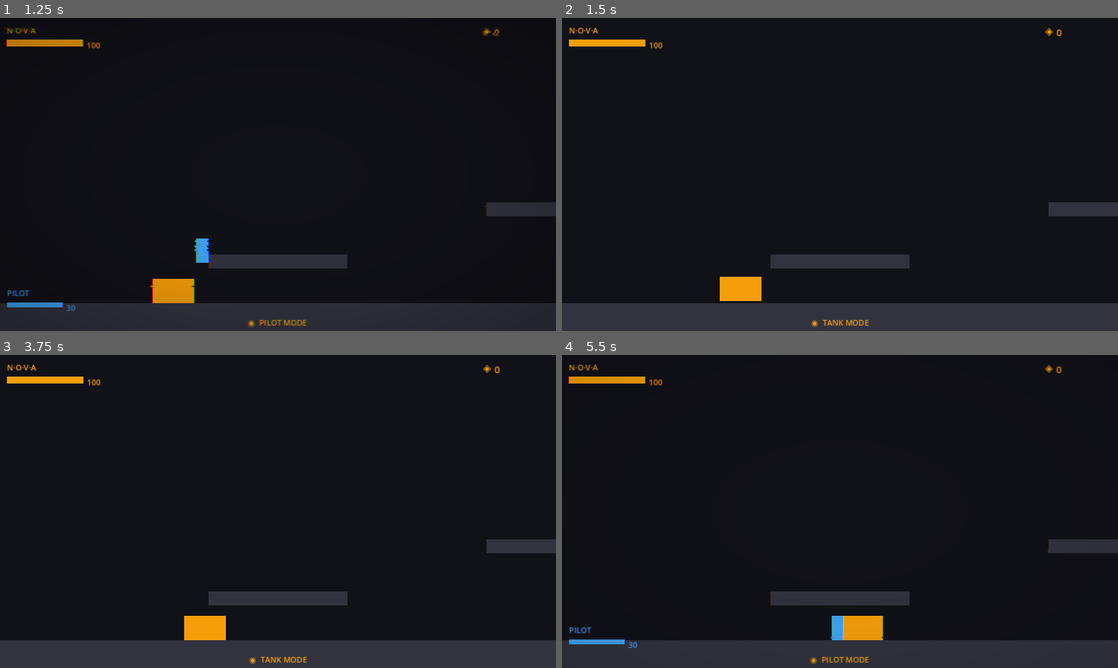
Above: before the commit, frames 1-4 (two rows, left to right).
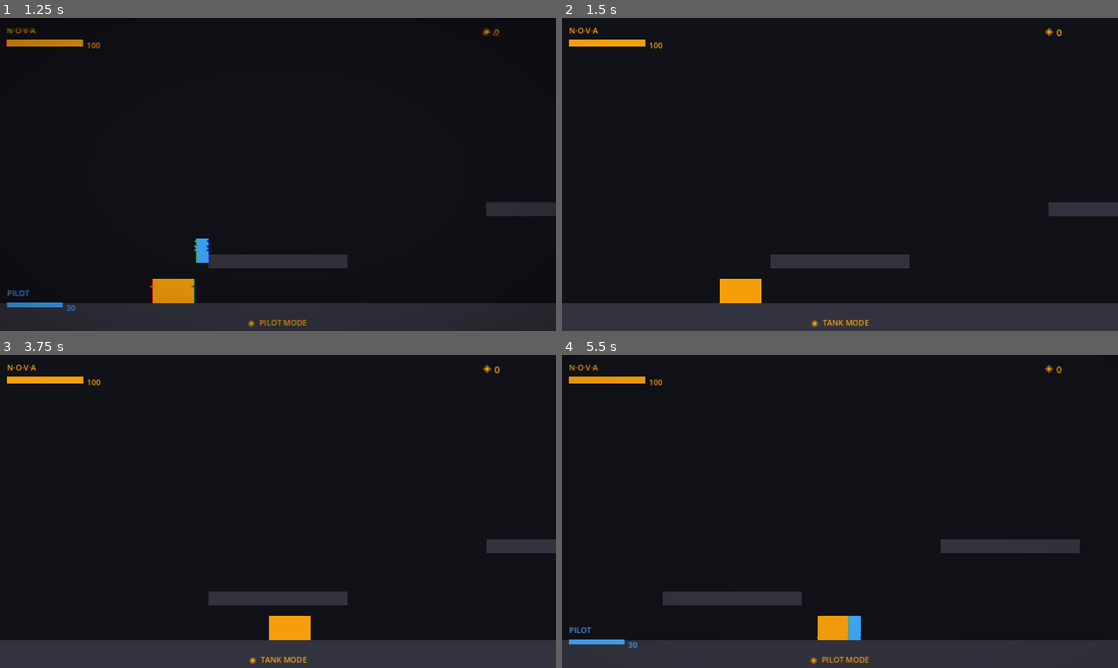
Above: after the commit, the same moments.

Repository: readycheck-studios/steeleternal
Game: Godot game, scene res://scenes/levels/TestRoom.tscn
Same seed, same stepped clock (60 frames per second), same inputs: the game is played once before the commit and once after it.
Inputs:
- Up to frame 1 (1.25 s): tap Enter at 0.5 s; hold D (p_move_right) from 0.53 s (still down); hold Space (p_interact) from 0.53 s (still down); tap W (p_jump) at 0.77 s
- Up to frame 2 (1.5 s): keep holding D (p_move_right); release Space (p_interact) at 1.28 s; tap Space (p_interact) at 1.35 s
- Up to frame 3 (3.75 s): tap W (p_jump) at 1.52, 3.02 s; release D (p_move_right) at 2.03 s; hold A (p_move_left) 2.03-2.78 s; hold Space (p_interact) 2.03-2.78 s; hold D (p_move_right) from 2.78 s (still down); tap Space (p_interact) at 2.85 s; hold Space (p_interact) from 3.53 s (still down)
- Up to frame 4 (5.5 s): tap W (p_jump) at 3.77, 4.52 s; release D (p_move_right) at 4.28 s; release Space (p_interact) at 4.28 s; hold A (p_move_left) 4.28-5.03 s; tap Space (p_interact) at 4.35 s; hold D (p_move_right) from 5.03 s (still down); hold Space (p_interact) from 5.03 s (still down)

Frame 1 is identical in both runs. In frame 2, 0.1% of the frame differs, in the area x 28-36%, y 82-92%; in frame 3, 1.2%; in frame 4, 3.9%, in the area x 1-100%, y 3-99%.

Commit message:
fix: camera now follows active pawn via _process position sync
RemoteTransform2D was driving pawn position FROM camera (backwards).
Replaced with direct camera_manager.global_position update each frame;
Camera2D position_smoothing handles the lerped follow. Removed unused
RemoteTransform2D node from PlayerRoot.tscn.

Co-Authored-By: Claude Sonnet 4.6 <noreply@anthropic.com>

Diff:
--- a/godot/scenes/player/PlayerRoot.tscn
+++ b/godot/scenes/player/PlayerRoot.tscn
@@ -50,8 +50,6 @@
 position_smoothing_enabled = true
 position_smoothing_speed = 6.0
 
-[node name="RemoteTransform2D" type="RemoteTransform2D" parent="CameraManager"]
-
 [node name="NeuralTetherLogic" type="Node" parent="."]
 script = ExtResource("4_tether")
 
--- a/godot/scripts/player/player_manager.gd
+++ b/godot/scripts/player/player_manager.gd
@@ -8,7 +8,6 @@
 @onready var jason: CharacterBody2D = $Jason_Pilot
 @onready var camera_manager: Camera2D = $CameraManager
 @onready var tether_handler: Node = $NeuralTetherLogic
-@onready var remote_transform: RemoteTransform2D = $CameraManager/RemoteTransform2D
 
 enum Pawn { NOVA, JASON }
 
@@ -21,6 +20,12 @@
 func _ready() -> void:
 	tether_handler.setup(nova, jason)
 	_activate_pawn(Pawn.NOVA)
+
+
+func _process(_delta: float) -> void:
+	# Keep camera snapped to active pawn each frame.
+	# Camera2D's position_smoothing handles the lerped follow effect.
+	camera_manager.global_position = _get_pawn_node(active_pawn).global_position
 
 
 func _unhandled_input(event: InputEvent) -> void:
@@ -52,9 +57,6 @@
 	target_node.set_physics_process(true)
 	target_node.set_process_unhandled_input(true)
 
-	# Redirect camera
-	remote_transform.remote_path = target_node.get_path()
-
 	# Tether and spawn logic
 	if target == Pawn.JASON:
 		# Spawn Jason just above the hatch
@@ -75,7 +77,6 @@
 	jason.set_physics_process(pawn == Pawn.JASON)
 	jason.set_process_unhandled_input(pawn == Pawn.JASON)
 	jason.visible = (pawn == Pawn.JASON)
-	remote_transform.remote_path = _get_pawn_node(pawn).get_path()
 
 
 func _get_pawn_node(pawn: Pawn) -> CharacterBody2D:
